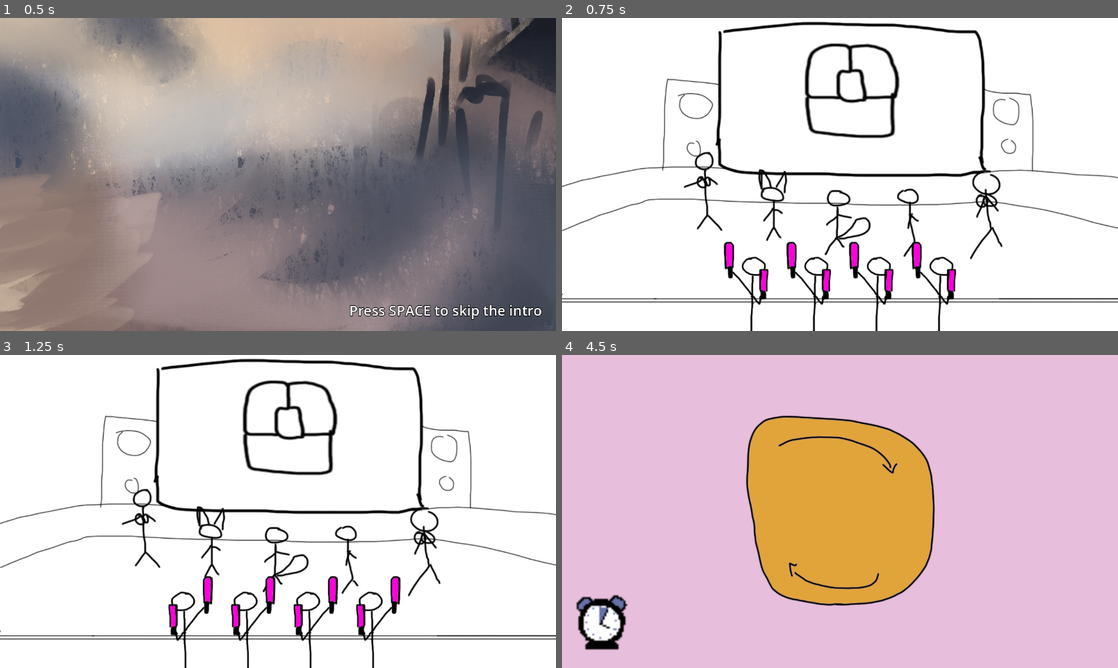
Above: before the commit, frames 1-4 (two rows, left to right).
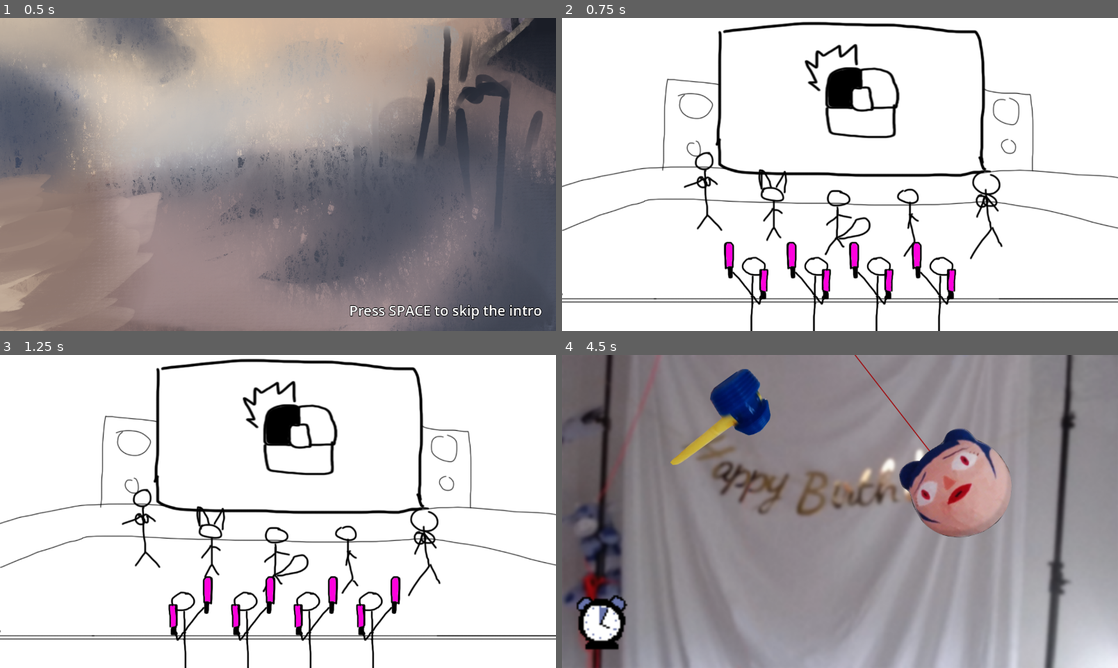
Above: after the commit, the same moments.

Repository: Heydelios/phase-ware
Game: Godot game, scene res://MainScene/main.tscn
Same seed, same stepped clock (60 frames per second), same inputs: the game is played once before the commit and once after it.
Inputs (mouse positions are in pixels of both pictures, inside the frame that each line leads up to):
- Up to frame 1 (0.5 s): no input
- Up to frame 2 (0.75 s): tap Space (spacebar) at 0.5 s; move the mouse to (962, 158) at 0.52 s; hold W (up) from 0.53 s (still down); hold Space (spacebar) from 0.53 s (still down); click (962, 158) at 0.67 s
- Up to frame 3 (1.25 s): keep holding W (up); keep holding Space (spacebar)
- Up to frame 4 (4.5 s): move the mouse to (728, 527) at 1.27 s; release W (up) at 1.28 s; release Space (spacebar) at 1.28 s; click (728, 527) at 1.35 s; tap Space (spacebar) at 1.55, 2.85, 3.8, 4.35 s; move the mouse to (895, 442) at 2.02 s; hold Space (spacebar) 2.03-2.78 s; hold W (up) 2.03-3.53 s; move the mouse to (812, 574) at 2.77 s; click (812, 574) at 2.92 s; move the mouse to (1006, 558) at 3.52 s; press the mouse at (1006, 558) at 3.53 s; move the mouse to (673, 464) at 4.27 s; release the mouse at (673, 464) at 4.28 s

Frame 1 is identical in both runs. In frame 2, 2.3% of the frame differs, in the area x 43-61%, y 8-39%; in frame 3, 2.3%; in frame 4, 99%, in the area x 0-100%, y 0-100%.

Commit message:
small cleanup of prints

Diff:
--- a/MainScene/main.gd
+++ b/MainScene/main.gd
@@ -36,7 +36,7 @@
 					minigame_list.append(load(game_dir + d + f))
 					print(f)
 						# this code is not very wheelchair accessible
-
+	print(minigame_list.size(), " minigames found")
 func _ready() -> void:
 	print("building minigame list:")
 	build_minigame_list()
@@ -122,7 +122,7 @@
 func _on_intro_end() -> void:
 	state = main_state.MINIGAME_START
 	load_next_minigame()
-	next_minigame = load("res://Minigames/JarTighten/JarTighten.tscn").instantiate()
+	#next_minigame = load("res://Minigames/JarTighten/JarTighten.tscn").instantiate()
 	print("intro end")
 
 func _on_minigame_won() -> void:
--- a/Minigames/BingeEating/ember.gd
+++ b/Minigames/BingeEating/ember.gd
@@ -9,7 +9,6 @@
 	if event is InputEventKey:
 		if event.pressed and event.is_action_pressed("spacebar"):
 			mash_counter += 1
-			print("mash + 1")
 			play("eat")
 			if mash_counter == mash_needed:
 				%AnimationPlayer.play("bowl_eaten")
--- a/Minigames/JarTighten/lid.gd
+++ b/Minigames/JarTighten/lid.gd
@@ -24,7 +24,6 @@
 	var cursor_pos := get_local_mouse_position()
 	rotation += cursor_pos.angle() + start_rot
 
-	print(rotation*180/PI)
 	if rotation*180/PI > 5*360:
 		#insert win_anim
 		Minigame.win_game(self)
--- a/UI/Television/minigame_start.gd
+++ b/UI/Television/minigame_start.gd
@@ -34,7 +34,6 @@
 	get_tree().create_timer(duration).timeout.connect(hide_counter)
 
 func hide_counter() -> void:
-	print("go here?")
 	%MinigameCounter.visible = false
 	%Snow.visible = true
 	get_tree().create_timer(snow_duration).timeout.connect(queue_free)
